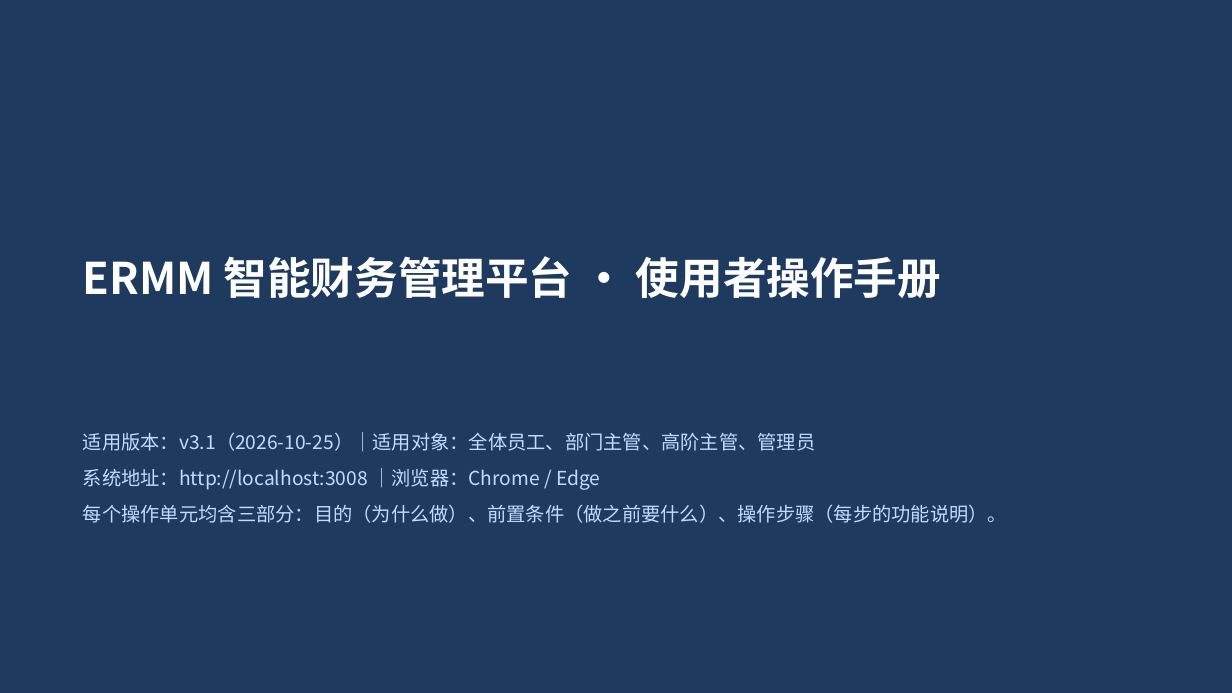
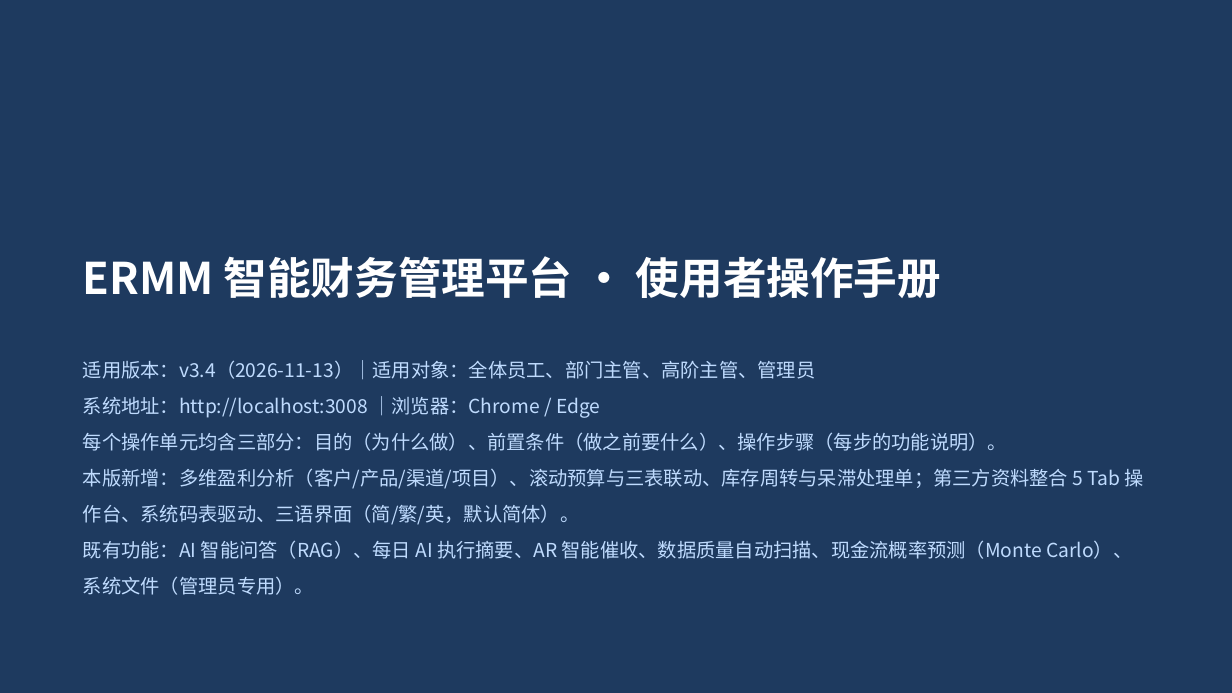
Before and after one commit to rocky1953/ERMM-finance-system, a slide deck: slide 1 of docs/ERMM_使用者操作手冊.pptx. Drawn at 1232x693 pixels with LibreOffice and Linux fonts; fonts in the diff are those of the drawing. Boxes give left, top, right and bottom in pixels: in the first picture for what was removed or moved away, otherwise in the second. Text is boxed around its words. In the diff, an @@ line names an element or a change of style, - is before the commit and + after.

Commit message:
docs: 同步系统手册、角色操作手册、架构图与高管简报

```diff
--- a/docs/ERMM_使用者操作手冊.pptx
+++ b/docs/ERMM_使用者操作手冊.pptx
@@ text at (83, 360, 815, 379): text changed @@
-适用版本：v3.1（2026-10-25）｜适用对象：全体员工、部门主管、高阶主管、管理员
+适用版本：v3.4（2026-11-13）｜适用对象：全体员工、部门主管、高阶主管、管理员
@@ text at (83, 468, 1144, 595): paragraphs added @@
+本版新增：多维盈利分析（客户/产品/渠道/项目）、滚动预算与三表联动、库存周转与呆滞处理单；第三方资料整合 5 Tab 操作台、系统码表驱动、三语界面（简/繁/英，默认简体）。
+既有功能：AI 智能问答（RAG）、每日 AI 执行摘要、AR 智能催收、数据质量自动扫描、现金流概率预测（Monte Carlo）、系统文件（管理员专用）。
```
Also in this commit, not shown: 30 other slides changed, 19 slides added, 28 other files.
